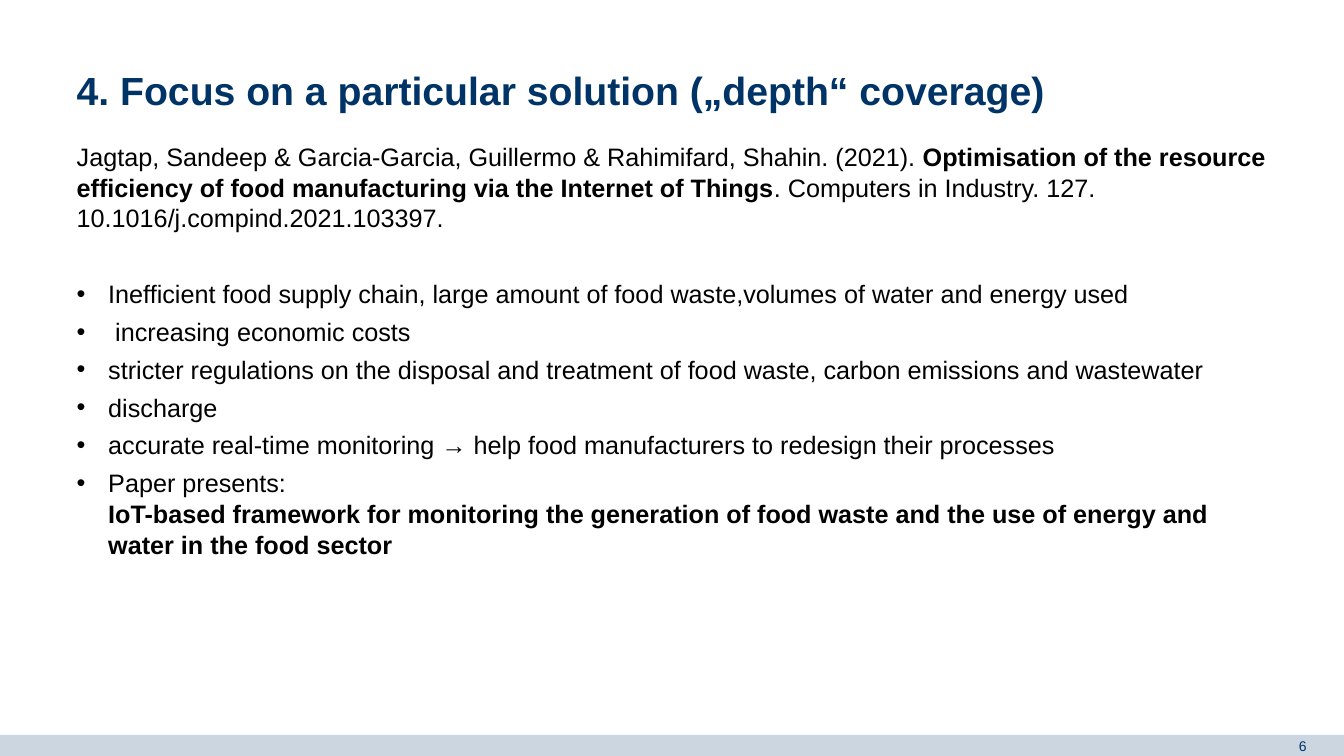
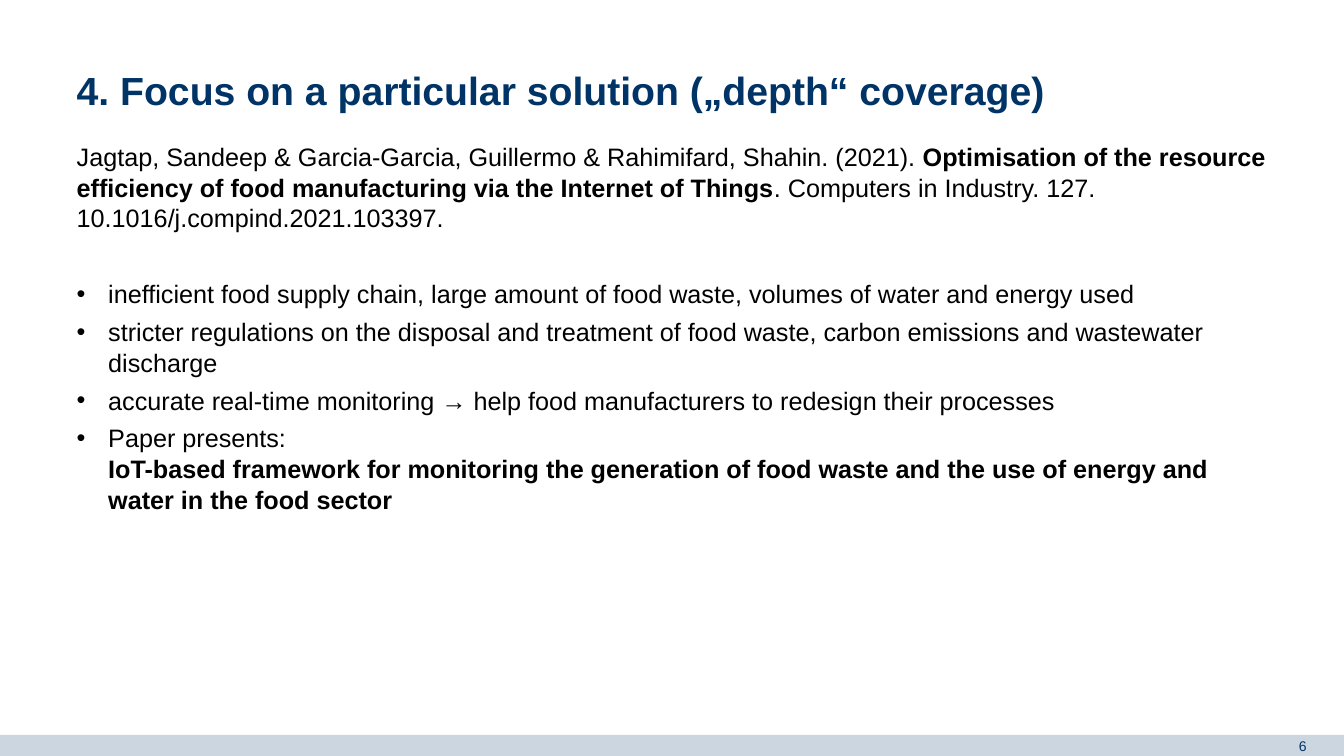
Before and after one commit to majuritz/internet-of-things-seminar, a slide deck: slide 6 of IoT midterm presentation.pptx. Drawn at 1344x756 pixels with LibreOffice and Linux fonts; fonts in the diff are those of the drawing; background and template pictures are left out. Boxes give left, top, right and bottom in pixels: in the first picture for what was removed or moved away, otherwise in the second. Text is boxed around its words. In the diff, an @@ line names an element or a change of style, - is before the commit and + after.

```diff
--- a/IoT midterm presentation.pptx
+++ b/IoT midterm presentation.pptx
@@ text at (108, 284, 1203, 377): text changed @@
-• Inefficient food supply chain, large amount of food waste,volumes of water and energy used
-• increasing economic costs
-• stricter regulations on the disposal and treatment of food waste, carbon emissions and wastewater
-• discharge
+• inefficient food supply chain, large amount of food waste, volumes of water and energy used
+• stricter regulations on the disposal and treatment of food waste, carbon emissions and wastewater discharge
```
Also in this commit, not shown: 2 other slides changed, 6 other files.
